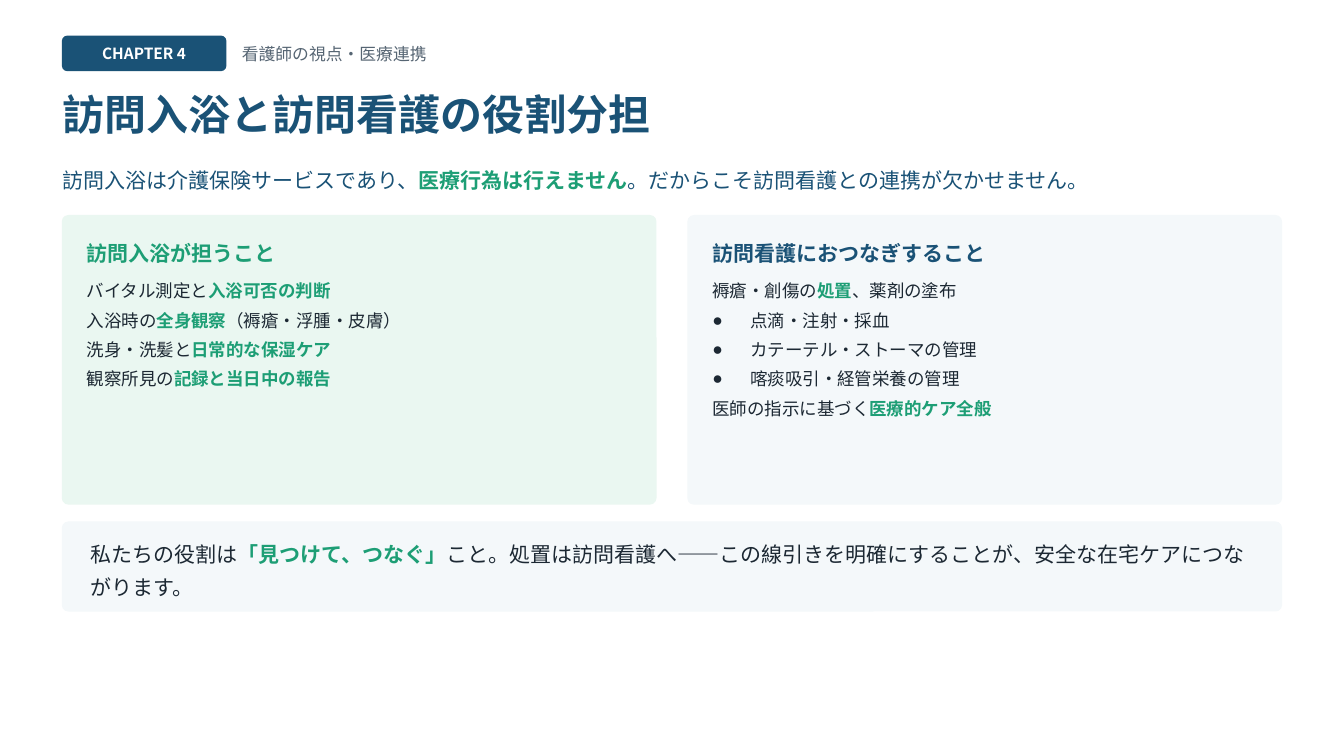
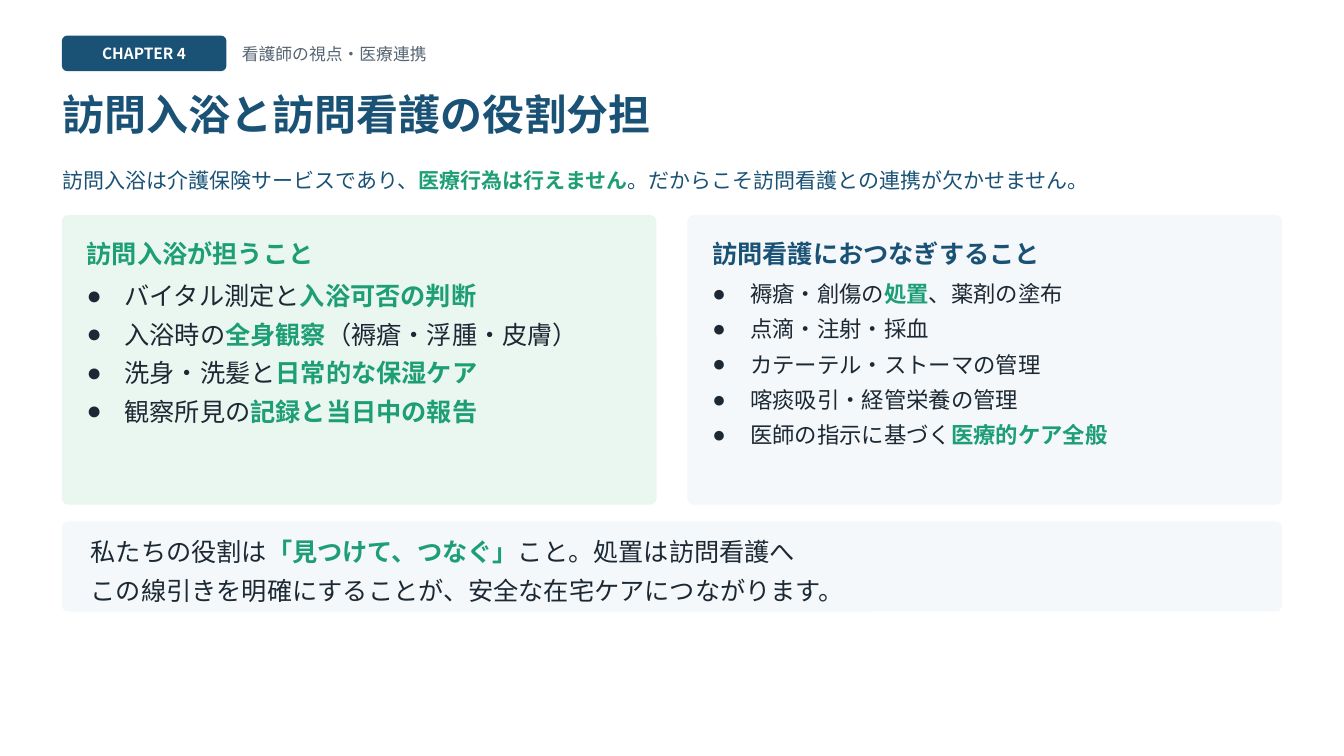
Before and after one commit to 1w0wakmsw0w-ctrl/houmonnyuyoku, a slide deck: slide 9 of houmon-nyuyoku-slides.pptx. Drawn at 1344x756 pixels with LibreOffice and Linux fonts; fonts in the diff are those of the drawing. Boxes give left, top, right and bottom in pixels: in the first picture for what was removed or moved away, otherwise in the second. Text is boxed around its words. In the diff, an @@ line names an element or a change of style, - is before the commit and + after.

```diff
--- a/houmon-nyuyoku-slides.pptx
+++ b/houmon-nyuyoku-slides.pptx
@@ text "訪問入浴が担うこと" at (87, 241, 314, 266): size 15 to 18 pt @@
@@ text "訪問看護におつなぎすること" at (712, 241, 1040, 266): size 15 to 18 pt @@
@@ text "バイタル測定と入浴可否の判断" at (124, 283, 578, 424): size 12.5 to 18 pt @@
@@ text "褥瘡・創傷の処置、薬剤の塗布" at (750, 283, 1108, 445): size 12.5 to 16 pt @@
@@ text at (91, 539, 844, 602): text changed; size 15 to 18 pt @@
-私たちの役割は「見つけて、つなぐ」こと。処置は訪問看護へ——この線引きを明確にすることが、安全な在宅ケアにつながります。
+私たちの役割は「見つけて、つなぐ」こと。処置は訪問看護へ
+この線引きを明確にすることが、安全な在宅ケアにつながります。
```
Also in this commit, not shown: 10 other slides changed, 3 other files.
